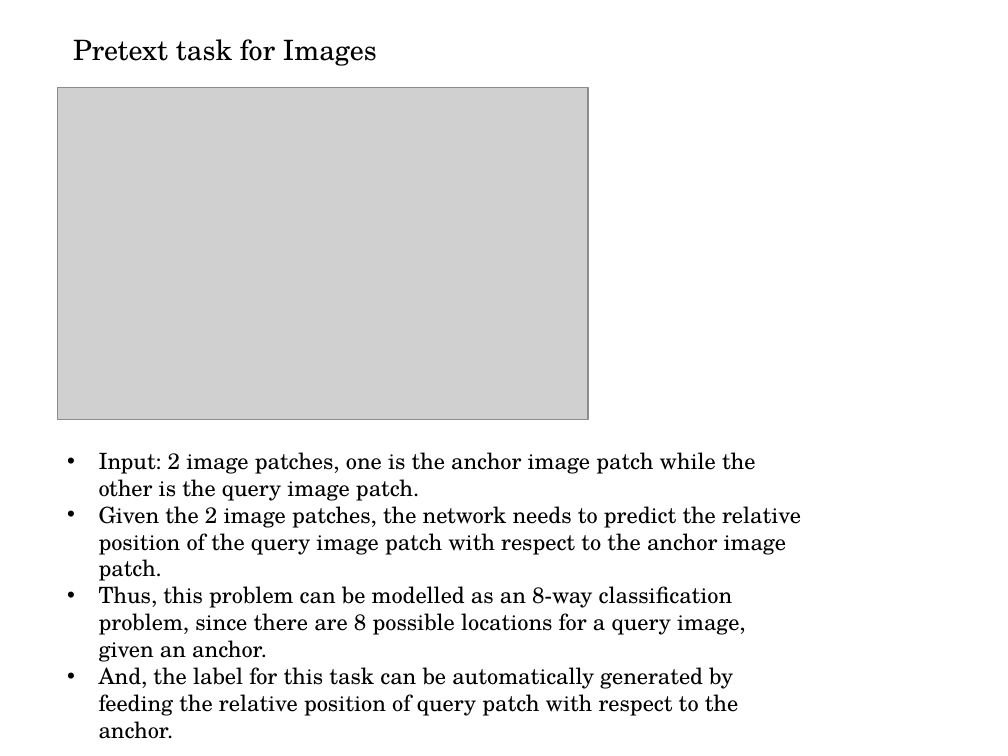
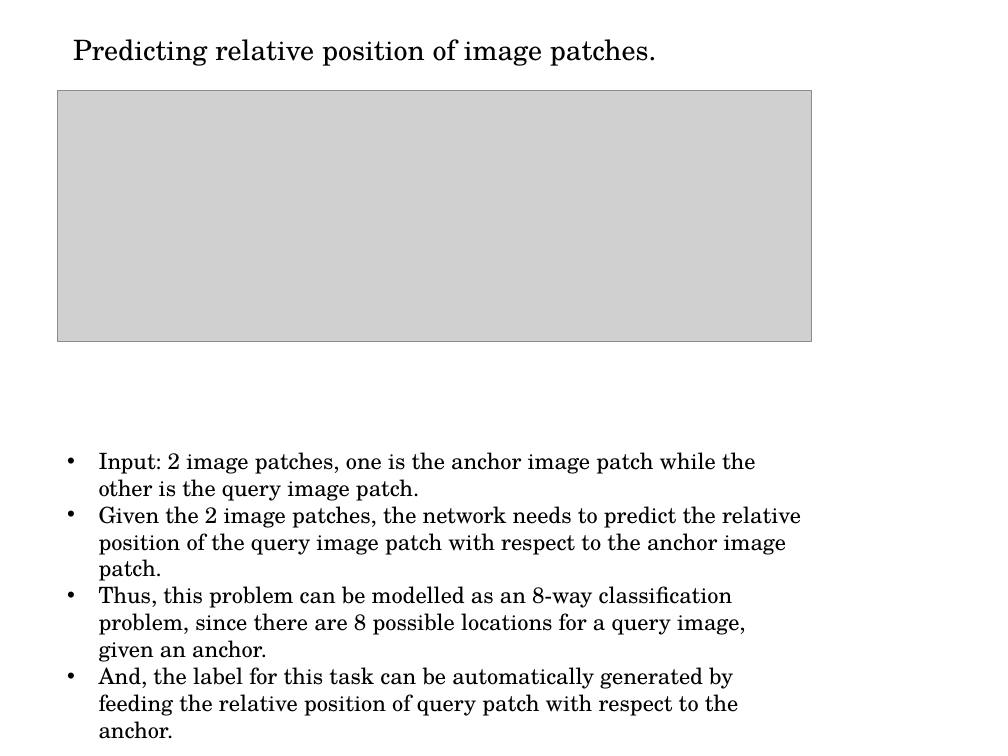
Before and after one commit to VarunBohara/Mini-Project-Documents, a slide deck: slide 3 of SSl2.pptx (slide 4 before the commit). Drawn at 1008x756 pixels with LibreOffice and Linux fonts; fonts in the diff are those of the drawing; grey boxes stand for pictures. Boxes give left, top, right and bottom in pixels: in the first picture for what was removed or moved away, otherwise in the second. Text is boxed around its words. In the diff, an @@ line names an element or a change of style, - is before the commit and + after.

```diff
--- a/SSl2.pptx
+++ b/SSl2.pptx
@@ text at (73, 39, 656, 66): text changed @@
-Pretext task for Images
+Predicting relative position of image patches.
@@ picture: place and size @@
-picture at (57, 88, 589, 419)
+picture at (57, 90, 811, 341)
```
Also in this commit, not shown: 2 other slides changed.
